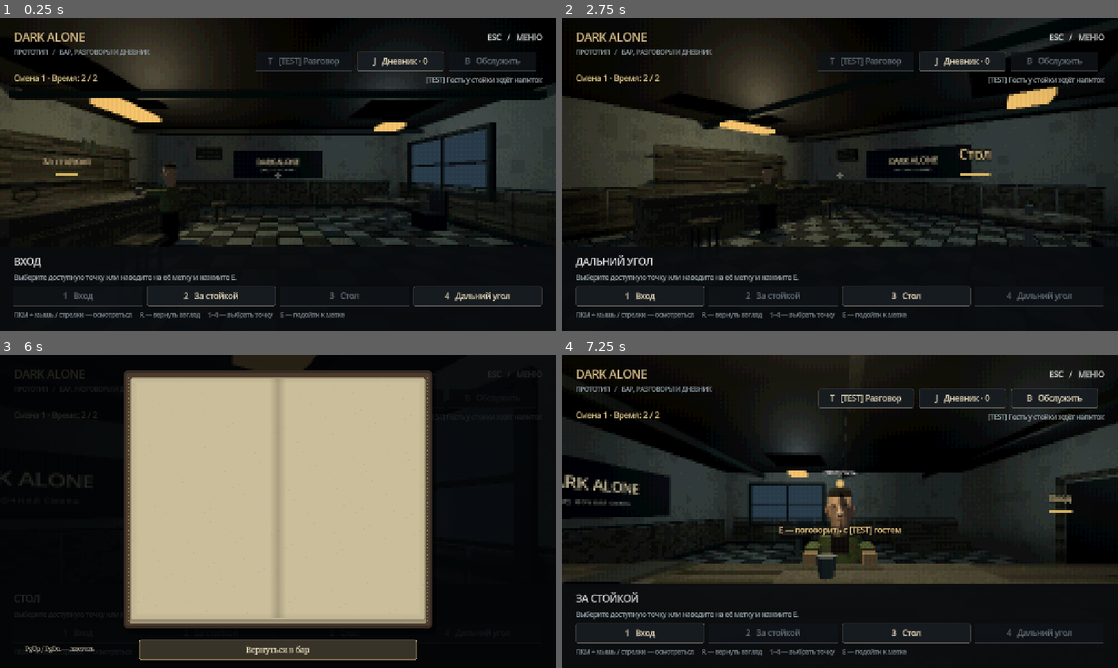
Above: before the commit, frames 1-4 (two rows, left to right).
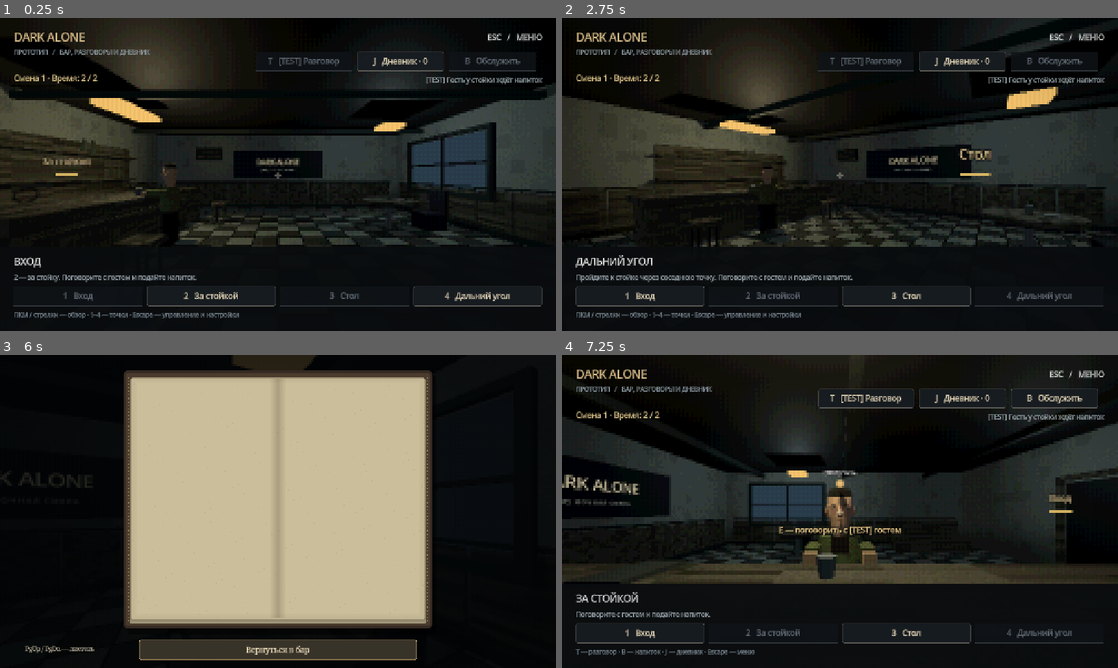
Above: after the commit, the same moments.

Repository: ZetMGC/Dark-Alone
Game: Godot game, scene res://scenes/main/main.tscn
Two runs of this game, one before a commit and one after it. Both use one fixed random seed, a clock stepped at 60 frames per second and the inputs below.
Inputs (mouse positions are in pixels of both pictures, inside the frame that each line leads up to):
- Up to frame 1 (0.25 s): no input
- Up to frame 2 (2.75 s): click "2 За стойкой" at 0.5 s; click "1 Вход" at 1.25 s; click "4 Дальний угол" at 2 s
- Up to frame 3 (6 s): click "3 Стол" at 2.75 s; click "J Дневник · 0" at 3.5 s; click (122, 433) at 4.27 s; type "12" at 4.35 s; click "Все" at 5 s; click "Вернуться в бар" at 5.75 s
- Up to frame 4 (7.25 s): click "2 За стойкой" at 6.5 s

The runs differ from the first frame. In frame 1, 1.1% of the frame differs, in the area x 2-62%, y 82-96%; in frame 2, 1.1%; in frame 3, 0.2%; in frame 4, 1.1%.

Commit message:
feat(DA-046): polish existing shift flow and feedback

Diff:
--- a/scenes/ui/navigation_hud.tscn
+++ b/scenes/ui/navigation_hud.tscn
@@ -112,6 +112,7 @@
 theme_override_colors/font_color = Color(0.64, 0.69, 0.72, 1)
 theme_override_font_sizes/font_size = 15
 text = "Выберите доступную точку."
+autowrap_mode = 3
 
 [node name="Destinations" type="HBoxContainer" parent="Screen/Bottom/Margin/Content"]
 unique_name_in_owner = true
@@ -181,6 +182,12 @@
 layout_mode = 2
 size_flags_horizontal = 3
 theme_override_constants/separation = 12
+
+[node name="ControlsHelp" type="Label" parent="Screen/Menu/Center/Content/SettingsScroll/Settings"]
+layout_mode = 2
+text = "УПРАВЛЕНИЕ\nПКМ + мышь / стрелки — обзор · R — вернуть взгляд\n1–4 — точки · E — взаимодействовать\nT — разговор · B — напиток · J — дневник\nTab / Enter — выбор · Escape — назад / меню"
+autowrap_mode = 3
+theme_override_font_sizes/font_size = 16
 
 [node name="DisplayRow" type="HBoxContainer" parent="Screen/Menu/Center/Content/SettingsScroll/Settings"]
 layout_mode = 2
@@ -382,3 +389,33 @@
 theme_override_font_sizes/font_size = 18
 theme_override_colors/font_color = Color(0.88, 0.78, 0.55, 1)
 text = "Время смены: 2 / 2"
+
+[node name="Notifications" type="CanvasLayer" parent="."]
+layer = 18
+
+[node name="JournalNotice" type="PanelContainer" parent="Notifications"]
+unique_name_in_owner = true
+visible = false
+anchor_left = 0.25
+anchor_right = 0.75
+offset_top = 16.0
+offset_bottom = 60.0
+mouse_filter = 2
+theme = ExtResource("2")
+
+[node name="Margin" type="MarginContainer" parent="Notifications/JournalNotice"]
+layout_mode = 2
+mouse_filter = 2
+theme_override_constants/margin_left = 16
+theme_override_constants/margin_right = 16
+theme_override_constants/margin_top = 8
+theme_override_constants/margin_bottom = 8
+
+[node name="JournalNoticeText" type="Label" parent="Notifications/JournalNotice/Margin"]
+unique_name_in_owner = true
+layout_mode = 2
+mouse_filter = 2
+theme_override_font_sizes/font_size = 17
+theme_override_colors/font_color = Color(0.92, 0.79, 0.56, 1)
+text_overrun_behavior = 3
+horizontal_alignment = 1
--- a/scenes/ui/shift_summary_panel.tscn
+++ b/scenes/ui/shift_summary_panel.tscn
@@ -108,3 +108,51 @@
 custom_minimum_size = Vector2(160, 50)
 size_flags_horizontal = 3
 text = "Выйти"
+
+[node name="ResetConfirmation" type="ColorRect" parent="Screen"]
+unique_name_in_owner = true
+visible = false
+layout_mode = 1
+anchors_preset = 15
+anchor_right = 1.0
+anchor_bottom = 1.0
+grow_horizontal = 2
+grow_vertical = 2
+color = Color(0.015, 0.02, 0.03, 0.98)
+mouse_filter = 0
+
+[node name="Center" type="CenterContainer" parent="Screen/ResetConfirmation"]
+layout_mode = 1
+anchors_preset = 15
+anchor_right = 1.0
+anchor_bottom = 1.0
+grow_horizontal = 2
+grow_vertical = 2
+
+[node name="Content" type="VBoxContainer" parent="Screen/ResetConfirmation/Center"]
+layout_mode = 2
+custom_minimum_size = Vector2(600, 0)
+theme_override_constants/separation = 24
+
+[node name="Title" type="Label" parent="Screen/ResetConfirmation/Center/Content"]
+layout_mode = 2
+text = "СБРОСИТЬ ПРОГРЕСС?"
+horizontal_alignment = 1
+theme_override_font_sizes/font_size = 28
+
+[node name="Warning" type="Label" parent="Screen/ResetConfirmation/Center/Content"]
+layout_mode = 2
+text = "Дневник, закладки и место чтения будут очищены.\nВы вернётесь к началу первой смены.\nОтменить сброс после подтверждения нельзя."
+horizontal_alignment = 1
+
+[node name="CancelReset" type="Button" parent="Screen/ResetConfirmation/Center/Content"]
+unique_name_in_owner = true
+layout_mode = 2
+custom_minimum_size = Vector2(0, 50)
+text = "Отмена · Escape"
+
+[node name="ConfirmReset" type="Button" parent="Screen/ResetConfirmation/Center/Content"]
+unique_name_in_owner = true
+layout_mode = 2
+custom_minimum_size = Vector2(0, 50)
+text = "Да, очистить и начать заново"
--- a/scripts/main/main.gd
+++ b/scripts/main/main.gd
@@ -77,6 +77,9 @@
 	_session.mode_changed.connect(_on_mode_changed)
 	_session.journal_changed.connect(func(_count: int) -> void: _refresh_navigation())
 	_session.service_completed.connect(_on_service_completed)
+	_session.journal.term_added.connect(func(id: StringName) -> void:
+		_hud.show_journal_notice(str(_session.journal.get_definition(id).get("title", id)))
+	)
 	_trigger.dialogue_requested.connect(_start_dialogue)
 	_refresh_navigation()
 	$Presentation.configure_controls(_hud)
@@ -88,6 +91,13 @@
 func _input(event: InputEvent) -> void:
 	# Горячие клавиши выполняют одно действие на нажатие, без автоповтора.
 	if event.is_echo():
+		return
+	if $ShiftSummaryPanel.is_reset_confirmation_open():
+		if event.is_action_pressed("toggle_menu"):
+			$ShiftSummaryPanel.cancel_reset_confirmation()
+			get_viewport().set_input_as_handled()
+		elif event.is_action_pressed("toggle_journal") or event.is_action_pressed("talk") or event.is_action_pressed("serve"):
+			get_viewport().set_input_as_handled()
 		return
 	# Поиск дневника получает буквы J/T/B, не игровые горячие клавиши.
 	if get_viewport().gui_get_focus_owner() is LineEdit and not event.is_action_pressed("toggle_menu"):
@@ -237,6 +247,7 @@
 	if not _configured or not _narrative_ready:
 		return
 	var exploration := _session.mode == NarrativeSession.EXPLORATION
+	_hud.set_context(_session.mode)
 	_rig.set_controls_enabled(exploration)
 	var enabled := exploration and not _rig.is_transitioning
 	_interaction.set_enabled(enabled)
@@ -246,6 +257,11 @@
 	_hud.update_navigation(_rig)
 	_hud.update_narrative(_trigger.is_available(), enabled, _session.journal.get_known_term_ids().size(), _session.journal.get_unread_count())
 	_hud.update_service(enabled and _rig.current_anchor_id == _trigger.required_anchor and not _session.service.served, _session.service.served, str(_session.service.get_served_drink().get("title", "")))
+	var talked := false
+	for event in _session.shift.get_events():
+		if str(event.id).begins_with("dialogue:"):
+			talked = true
+	_hud.update_objective(_rig.current_anchor_id == _trigger.required_anchor, talked, _session.service.served, _rig.is_transitioning, _rig.can_move_to(_trigger.required_anchor))
 
 
 func _fail_setup(message: String) -> void:
--- a/scripts/presentation/presentation_controller.gd
+++ b/scripts/presentation/presentation_controller.gd
@@ -11,6 +11,7 @@
 var _volume_control: HSlider
 var _volume_label: Label
 var _detail_control: OptionButton
+var _volume_tween: Tween
 
 
 func _ready() -> void:
@@ -19,6 +20,7 @@
 	if _hum == null:
 		_hum = _make_hum()
 	$Ambience.stream = _hum
+	$Ambience.volume_db = -80.0
 	_apply_volume()
 
 
@@ -82,16 +84,25 @@
 
 
 func _apply_volume() -> void:
-	$Ambience.volume_db = linear_to_db(maxf(_ambience_gain, 0.0001))
+	if _volume_tween != null and _volume_tween.is_valid():
+		_volume_tween.kill()
+	if _ambience_gain > 0.0 and not $Ambience.playing and AudioServer.get_driver_name() != "Dummy":
+		$Ambience.volume_db = -80.0
+		$Ambience.play()
+	_volume_tween = create_tween()
+	_volume_tween.tween_property($Ambience, "volume_db", linear_to_db(maxf(_ambience_gain, 0.0001)), 0.18)
 	if _ambience_gain == 0.0:
-		$Ambience.stop()
-	elif not $Ambience.playing and AudioServer.get_driver_name() != "Dummy":
-		$Ambience.play()
+		_volume_tween.tween_callback($Ambience.stop)
 
 
 func _update_label() -> void:
 	if is_instance_valid(_volume_label):
 		_volume_label.text = "Фоновый звук: %d%%" % roundi(_ambience_gain * 100.0)
+
+
+func _exit_tree() -> void:
+	if _volume_tween != null and _volume_tween.is_valid():
+		_volume_tween.kill()
 
 
 func _make_hum() -> AudioStreamWAV:
--- a/scripts/ui/journal_panel.gd
+++ b/scripts/ui/journal_panel.gd
@@ -30,6 +30,7 @@
 var _motion_control: OptionButton
 var _sound_control: HSlider
 var _sound_label: Label
+var _sound_tween: Tween
 
 
 func _ready() -> void:
@@ -77,7 +78,9 @@
 		return
 	page_volume = clampf(value, 0.0, 1.0)
 	if page_volume == 0.0:
-		$PageSound.stop()
+		_fade_page_sound(true)
+	elif $PageSound.playing:
+		_fade_page_sound(false)
 	if is_instance_valid(_sound_control):
 		_sound_control.set_value_no_signal(page_volume)
 	_update_sound_label()
@@ -244,7 +247,7 @@
 	if not value:
 		if _tween != null and _tween.is_valid():
 			_tween.pause()
-		$PageSound.stop()
+		_fade_page_sound(true)
 		return
 	if _finish_on_resume:
 		_complete_motion.bind(_motion_serial).call_deferred()
@@ -269,7 +272,7 @@
 	_opened = false
 	%BookArt.open_amount = 0.0
 	screen.visible = false
-	$PageSound.stop()
+	_fade_page_sound(true)
 
 
 func reset_scroll() -> void:
@@ -284,8 +287,10 @@
 	_open_start = %BookArt.open_amount
 	_update_controls()
 	if page_volume > 0 and AudioServer.get_driver_name() != "Dummy":
-		$PageSound.volume_db = linear_to_db(page_volume)
-		$PageSound.play()
+		if not $PageSound.playing:
+			$PageSound.volume_db = -80.0
+			$PageSound.play()
+		_fade_page_sound(false)
 	if motion_mode == &"off":
 		_complete_motion()
 		return
@@ -346,6 +351,24 @@
 func _focus_close() -> void:
 	if is_inside_tree() and screen.is_visible_in_tree():
 		%Close.grab_focus()
+
+
+func _fade_page_sound(stop_after: bool) -> void:
+	if _sound_tween != null and _sound_tween.is_valid():
+		_sound_tween.kill()
+	if stop_after and not $PageSound.playing:
+		$PageSound.volume_db = -80.0
+		return
+	_sound_tween = create_tween()
+	var target := -80.0 if stop_after else linear_to_db(maxf(page_volume, 0.0001))
+	_sound_tween.tween_property($PageSound, "volume_db", target, 0.04)
+	if stop_after:
+		_sound_tween.tween_callback($PageSound.stop)
+
+
+func _exit_tree() -> void:
+	if _sound_tween != null and _sound_tween.is_valid():
+		_sound_tween.kill()
 
 
 func _make_rustle() -> AudioStreamWAV:
--- a/scripts/ui/navigation_hud.gd
+++ b/scripts/ui/navigation_hud.gd
@@ -10,6 +10,9 @@
 
 var _buttons: Dictionary = {}
 var _shift_number: int = 1
+var _notice_titles: PackedStringArray = []
+var _notice_seconds: float = 0.0
+var _notice_allowed: bool = true
 
 @onready var _location: Label = %Location
 @onready var _message: Label = %Message
@@ -106,3 +109,46 @@
 	if number > 0:
 		_shift_number = number
 	%ShiftTime.text = "Смена %d · Время: %d / %d" % [_shift_number, remaining, budget]
+
+
+func set_context(mode: StringName) -> void:
+	var world := mode == &"exploration"
+	for path: String in ["Heading", "MenuHint", "Reticle", "Prompt", "Bottom", "Actions", "ServiceStatus", "ShiftTime"]:
+		get_node("Screen/" + path).visible = world
+	_notice_allowed = mode in [&"exploration", &"dialogue", &"service", &"shift_complete"]
+	if mode == &"journal":
+		_notice_titles.clear()
+		_notice_seconds = 0.0
+	%JournalNotice.visible = _notice_allowed and _notice_seconds > 0.0
+
+
+func update_objective(at_counter: bool, talked: bool, served: bool, transitioning: bool, counter_available: bool = true) -> void:
+	if transitioning:
+		return
+	var goal := "Поговорите с гостем и подайте напиток."
+	if talked and not served:
+		goal = "Подайте гостю напиток, чтобы закончить смену."
+	elif served and not talked:
+		goal = "Поговорите с гостем, чтобы закончить смену."
+	elif talked and served:
+		goal = "Смена завершена."
+	var route := "2 — за стойку. " if counter_available else "Пройдите к стойке через соседнюю точку. "
+	_message.text = goal if at_counter else route + goal
+	$Screen/Bottom/Margin/Content/Help.text = "T — разговор · B — напиток · J — дневник · Escape — меню" if at_counter else "ПКМ / стрелки — обзор · 1–4 — точки · Escape — управление и настройки"
+
+
+func show_journal_notice(title: String) -> void:
+	if title not in _notice_titles:
+		_notice_titles.append(title)
+	%JournalNoticeText.text = "Новая запись в дневнике · J — открыть" if _notice_titles.size() == 1 else "Новые записи: %d · J — открыть дневник" % _notice_titles.size()
+	_notice_seconds = 5.0
+	%JournalNotice.visible = _notice_allowed
+
+
+func _process(delta: float) -> void:
+	if not _notice_allowed or _notice_seconds <= 0.0:
+		return
+	_notice_seconds = maxf(0.0, _notice_seconds - delta)
+	if _notice_seconds == 0.0:
+		%JournalNotice.hide()
+		_notice_titles.clear()
--- a/scripts/ui/shift_summary_panel.gd
+++ b/scripts/ui/shift_summary_panel.gd
@@ -8,7 +8,9 @@
 
 
 func _ready() -> void:
-	%Restart.pressed.connect(func() -> void: restart_requested.emit())
+	%Restart.pressed.connect(_request_reset)
+	%CancelReset.pressed.connect(cancel_reset_confirmation)
+	%ConfirmReset.pressed.connect(_confirm_reset)
 	%Journal.pressed.connect(func() -> void: journal_requested.emit())
 	%Quit.pressed.connect(func() -> void: quit_requested.emit())
 	%GoHome.pressed.connect(func() -> void: home_requested.emit())
@@ -33,6 +35,8 @@
 
 
 func set_open(value: bool) -> void:
+	if not value:
+		cancel_reset_confirmation()
 	$Screen.visible = value
 	if value:
 		_focus_content.call_deferred()
@@ -41,3 +45,30 @@
 func _focus_content() -> void:
 	if is_inside_tree() and $Screen.is_visible_in_tree():
 		%Scroll.grab_focus()
+
+
+func is_reset_confirmation_open() -> bool:
+	return $Screen.visible and %ResetConfirmation.visible
+
+
+func _request_reset() -> void:
+	if not $Screen.visible or is_reset_confirmation_open():
+		return
+	%ResetConfirmation.show()
+	$Screen/Card.hide()
+	%CancelReset.grab_focus()
+
+
+func cancel_reset_confirmation() -> void:
+	var was_open: bool = %ResetConfirmation.visible
+	%ResetConfirmation.hide()
+	$Screen/Card.show()
+	if was_open and $Screen.visible:
+		%Restart.grab_focus()
+
+
+func _confirm_reset() -> void:
+	if not is_reset_confirmation_open():
+		return
+	cancel_reset_confirmation()
+	restart_requested.emit()
--- a/tests/book_test.gd
+++ b/tests/book_test.gd
@@ -130,6 +130,7 @@
 	_expect(not panel.is_transitioning() and panel.get_page_index() == before + 1, "Off mode turns instantly")
 	_expect(not panel.set_motion_mode(&"bad"), "Unknown motion mode rejected")
 	panel.set_page_volume(0)
+	await get_tree().create_timer(0.08).timeout
 	_expect(not panel.get_node("PageSound").playing and JournalPanel.page_volume == 0, "Zero volume stops page sound")
 	panel.set_page_volume(INF)
 	_expect(JournalPanel.page_volume == 0, "Invalid volume ignored")
--- a/tests/guest_service_test.gd
+++ b/tests/guest_service_test.gd
@@ -155,6 +155,7 @@
 	_key(KEY_ESCAPE)
 	await process_frame
 	_expect(session.mode == NarrativeSession.SERVICE and panel.screen.visible, "Pause resumes service menu")
+	await process_frame
 	_expect(root.gui_get_focus_owner() == _buttons(panel)[0], "Pause preserves selected drink focus")
 	_expect(not session.serve_drink(&"missing") and not session.service.served, "Unknown menu ID is a no-op")
 	var events: Array = []
--- a/tests/playthrough_test.gd
+++ b/tests/playthrough_test.gd
@@ -124,6 +124,8 @@
 			await _press("CommutePanel", "%Skip")
 		else:
 			await _press("ShiftSummaryPanel", "%Restart")
+			_expect(get_tree().current_scene.get_node("ShiftSummaryPanel").is_reset_confirmation_open(), "Reset waits for explicit approval")
+			await _press("ShiftSummaryPanel", "%ConfirmReset")
 		await get_tree().process_frame
 		_expect(get_tree().current_scene.get_node("AnchorCamera").current_anchor_id == &"entry", "New shift reloads entry")
 		_expect(get_tree().current_scene.get_node("NarrativeSession").journal.get_entries().size() == (2 if long_branch else 0), "Ordinary return retains knowledge while explicit test reset clears it")
--- a/tests/presentation_test.gd
+++ b/tests/presentation_test.gd
@@ -47,12 +47,14 @@
 	hud.get_node("%RetroCheck").button_pressed = false
 	_expect(not presentation.is_retro_enabled() and not presentation.get_node("Screen").visible, "Menu disables entire effect")
 	hud.get_node("%AmbienceVolume").value = 0
+	await create_timer(0.25).timeout
 	_expect(presentation.get_ambience_gain() == 0 and not presentation.get_node("Ambience").playing, "Zero volume silences ambience")
 	presentation.set_ambience_gain(INF)
 	_expect(presentation.get_ambience_gain() == 0, "Non-finite volume ignored")
 	presentation.set_ambience_gain(2.0)
 	_expect(presentation.get_ambience_gain() == 1.0, "Volume bounded")
 	presentation.set_ambience_gain(0.0)
+	await create_timer(0.25).timeout
 	var sound: AudioStreamWAV = presentation.get_node("Ambience").stream
 	_expect(sound != null and sound.mix_rate == 11025 and sound.loop_end == 44100, "Loop format and duration stable")
 	var peak: int = 0
--- a/tests/shift_clock_test.gd
+++ b/tests/shift_clock_test.gd
@@ -145,6 +145,22 @@
 	_expect(session.shift.finished and not session.service.served, "Two conversations can exhaust budget without service")
 	var old_ref: WeakRef = weakref(main)
 	main.get_node("ShiftSummaryPanel/%Restart").pressed.emit()
+	var summary: ShiftSummaryPanel = main.get_node("ShiftSummaryPanel")
+	_expect(summary.is_reset_confirmation_open() and current_scene == main, "Reset requires confirmation")
+	_expect(root.gui_get_focus_owner() == summary.get_node("%CancelReset"), "Reset defaults to safe cancellation")
+	summary.get_node("%CancelReset").pressed.emit()
+	_expect(not summary.is_reset_confirmation_open() and current_scene == main and not session.journal.get_entries().is_empty(), "Cancel preserves actual progress")
+	summary.get_node("%ConfirmReset").pressed.emit()
+	_expect(current_scene == main, "Hidden confirmation cannot reset")
+	summary.get_node("%Restart").pressed.emit()
+	var cancel_key := InputEventKey.new()
+	cancel_key.keycode = KEY_ESCAPE
+	cancel_key.physical_keycode = KEY_ESCAPE
+	cancel_key.pressed = true
+	main._input(cancel_key)
+	_expect(not summary.is_reset_confirmation_open() and session.mode == NarrativeSession.SHIFT_COMPLETE, "Escape cancels confirmation without opening pause")
+	summary.get_node("%Restart").pressed.emit()
+	summary.get_node("%ConfirmReset").pressed.emit()
 	await process_frame
 	await process_frame
 	var fresh: Node = current_scene
--- /dev/null
+++ b/tests/ui_polish_test.gd
@@ -0,0 +1,128 @@
+extends SceneTree
+## Полировка без изменения правил: цель, уведомления, безопасный сброс и звук.
+
+var _checks: int = 0
+var _failures: int = 0
+var _capture: bool = false
+
+
+func _initialize() -> void:
+	_run.call_deferred()
+
+
+func _expect(value: bool, message: String) -> void:
+	_checks += 1
+	if not value:
+		_failures += 1
+		printerr("FAIL: " + message)
+
+
+func _save(name: String) -> void:
+	if not _capture:
+		return
+	for frame in 5:
+		await process_frame
+	await RenderingServer.frame_post_draw
+	DirAccess.make_dir_recursive_absolute(ProjectSettings.globalize_path("res://artifacts"))
+	var suffix := "_small" if "--small" in OS.get_cmdline_user_args() else ""
+	_expect(root.get_texture().get_image().save_png("res://artifacts/da046_" + name + suffix + ".png") == OK, "Capture " + name)
+
+
+func _run() -> void:
+	create_timer(25).timeout.connect(func() -> void:
+		printerr("FAIL: UI polish timeout")
+		quit(1)
+	)
+	_capture = "--capture" in OS.get_cmdline_user_args() and DisplayServer.get_name() != "headless"
+	if "--small" in OS.get_cmdline_user_args():
+		root.size = Vector2i(960, 600)
+	JournalPanel.motion_mode = &"off"
+	var main := (load("res://scenes/main/main.tscn") as PackedScene).instantiate()
+	root.add_child(main)
+	current_scene = main
+	await process_frame
+	var hud: NavigationHUD = main.get_node("NavigationHUD")
+	var rig: AnchorCamera = main.get_node("AnchorCamera")
+	var session: NarrativeSession = main.get_node("NarrativeSession")
+	var summary: ShiftSummaryPanel = main.get_node("ShiftSummaryPanel")
+	var notice: Control = hud.get_node("%JournalNotice")
+	_expect(hud.get_node("%Message").text.contains("2 — за стойку"), "Initial objective points to first action")
+	_expect(not notice.visible, "No notice before knowledge")
+	await _save("entry")
+	rig.request_move(&"corner")
+	await rig.anchor_reached
+	_expect(not hud.get_node("%Message").text.contains("2 —"), "Objective does not suggest unavailable direct route")
+	rig.request_move(&"entry")
+	await rig.anchor_reached
+	rig.request_move(&"counter")
+	await rig.anchor_reached
+	main.start_test_dialogue()
+	await process_frame
+	await process_frame
+	_expect(not hud.get_node("Screen/Bottom").visible and not hud.get_node("Screen/Actions").visible, "Dialogue hides background HUD")
+	_expect(notice.visible and hud.get_node("%JournalNoticeText").text.contains("Новая запись"), "First term notifies over dialogue")
+	_expect(notice.mouse_filter == Control.MOUSE_FILTER_IGNORE and notice.get_parent().layer > main.get_node("DialoguePanel").layer, "Notice is above dialogue without intercepting pointer")
+	var focus := root.gui_get_focus_owner()
+	session.choose_for_node(&"test_guest_intro", &"opening", &"ask_more")
+	await process_frame
+	_expect(hud.get_node("%JournalNoticeText").text.contains("Новые записи"), "Close discoveries aggregate")
+	_expect(root.gui_get_focus_owner() == focus, "Notification does not grab keyboard focus")
+	var prior_notice: String = hud.get_node("%JournalNoticeText").text
+	_expect(not session.journal.add_term(session.journal.get_known_term_ids()[0]) and hud.get_node("%JournalNoticeText").text == prior_notice, "Duplicate knowledge does not change notice")
+	await _save("notice")
+	session.open_menu()
+	var remaining: float = hud._notice_seconds
+	hud._process(10.0)
+	_expect(not notice.visible and hud._notice_seconds == remaining, "Pause hides and preserves notification timer")
+	await _save("menu")
+	session.resume_menu()
+	_expect(notice.visible, "Notice returns after pause")
+	session.open_journal()
+	_expect(not notice.visible and hud._notice_seconds == 0.0, "Opening diary clears toast")
+	await _save("journal")
+	session.close_journal()
+	_expect(not notice.visible, "Read notice does not return")
+	session.choose_for_node(&"test_guest_intro", &"explanation", &"finish")
+	session.finish_for_node(&"test_guest_intro", &"goodbye")
+	_expect(hud.get_node("%Message").text.begins_with("Подайте"), "Completed talk changes objective to serving")
+	_expect(hud.get_node("Screen/Bottom").visible, "World HUD returns after dialogue")
+	await _save("objective")
+	main.open_service_menu()
+	session.serve_drink(&"test_water")
+	_expect(session.mode == NarrativeSession.SHIFT_COMPLETE, "Existing cycle still completes")
+	summary.get_node("%Restart").pressed.emit()
+	_expect(summary.is_reset_confirmation_open() and not summary.get_node("Screen/Card").visible, "Reset confirmation hides underlying controls")
+	_expect(root.gui_get_focus_owner() == summary.get_node("%CancelReset"), "Safe cancel gets initial focus")
+	var key := InputEventKey.new()
+	key.pressed = true
+	key.keycode = KEY_J
+	key.physical_keycode = KEY_J
+	main._input(key)
+	_expect(session.mode == NarrativeSession.SHIFT_COMPLETE and summary.is_reset_confirmation_open(), "J cannot leave pending confirmation")
+	await _save("reset")
+	summary.cancel_reset_confirmation()
+	_expect(session.journal.get_entries().size() == 2 and session.shift.finished, "Cancel preserves completed state")
+	summary.get_node("%ConfirmReset").pressed.emit()
+	_expect(current_scene == main, "Stale confirmation is ignored")
+	var presentation: PresentationController = main.get_node("Presentation")
+	var player: AudioStreamPlayer = presentation.get_node("Ambience")
+	presentation.set_ambience_gain(0.1)
+	await create_timer(0.25).timeout
+	var from_db := player.volume_db
+	presentation.set_ambience_gain(0.8)
+	_expect(is_equal_approx(player.volume_db, from_db), "Gain change has no immediate amplitude jump")
+	await create_timer(0.25).timeout
+	_expect(is_equal_approx(player.volume_db, linear_to_db(0.8)), "Ramp reaches requested gain")
+	presentation.set_ambience_gain(0.0)
+	await create_timer(0.25).timeout
+	_expect(not player.playing and player.volume_db <= -79.0, "Mute fades to silence then stops")
+	var hum: AudioStreamWAV = player.stream
+	_expect(absi(hum.data.decode_s16(0) - hum.data.decode_s16(hum.data.size() - 2)) < 100, "Hum loop has no large seam")
+	var book: JournalPanel = main.get_node("JournalPanel")
+	var rustle: AudioStreamWAV = book.get_node("PageSound").stream
+	_expect(absi(rustle.data.decode_s16(0)) <= 1 and absi(rustle.data.decode_s16(rustle.data.size() - 2)) <= 1, "Page waveform has quiet boundaries")
+	presentation.set_ambience_gain(0.35)
+	main.queue_free()
+	await process_frame
+	print("%s: UI polish, %d checks, %d failures" % ["PASS" if _failures == 0 else "FAIL", _checks, _failures])
+	quit(0 if _failures == 0 else 1)
Not shown, added: tests/ui_polish_test.gd.uid
Not shown, changed: docs/ARCHITECTURE.md
Not shown, changed: docs/ART_GUIDE.md
Not shown, changed: docs/BACKLOG.md
Not shown, changed: docs/CONTRACTS.md
Not shown, changed: docs/HANDOFF.md
Not shown, changed: docs/JOURNAL_BOOK.md
Not shown, changed: docs/PLAYTEST.md
Not shown, changed: docs/SHIFT_FLOW.md
Not shown, changed: docs/STATUS.md
Not shown, changed: docs/TESTING.md
Not shown, added: docs/decisions/0016-ui-polish.md
(and 3 more such lines)
